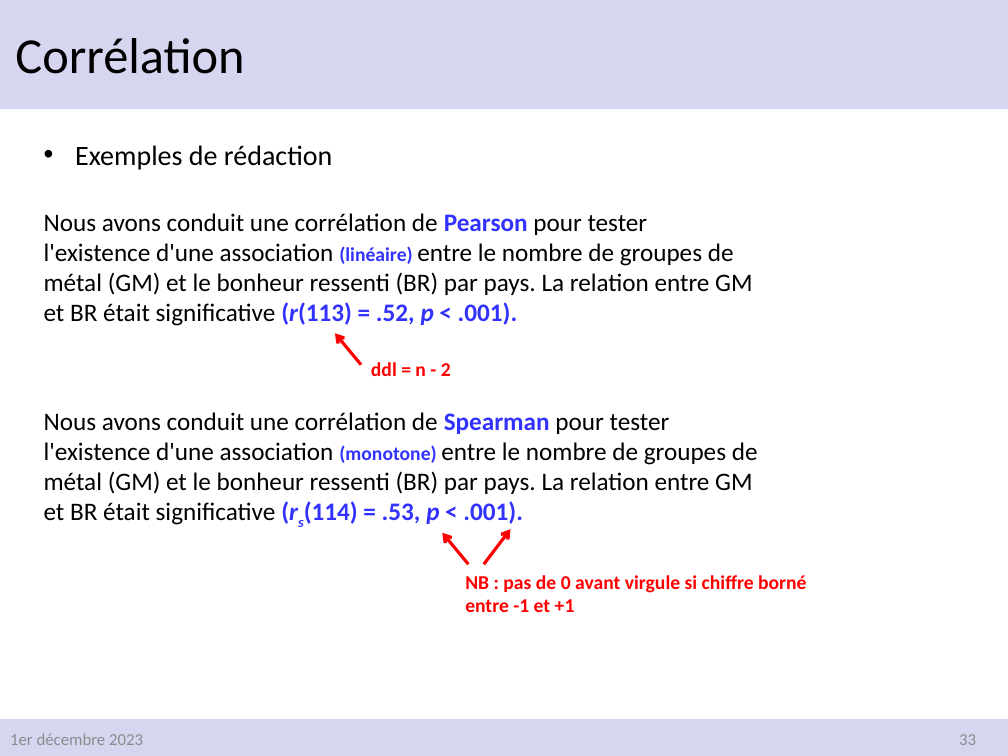
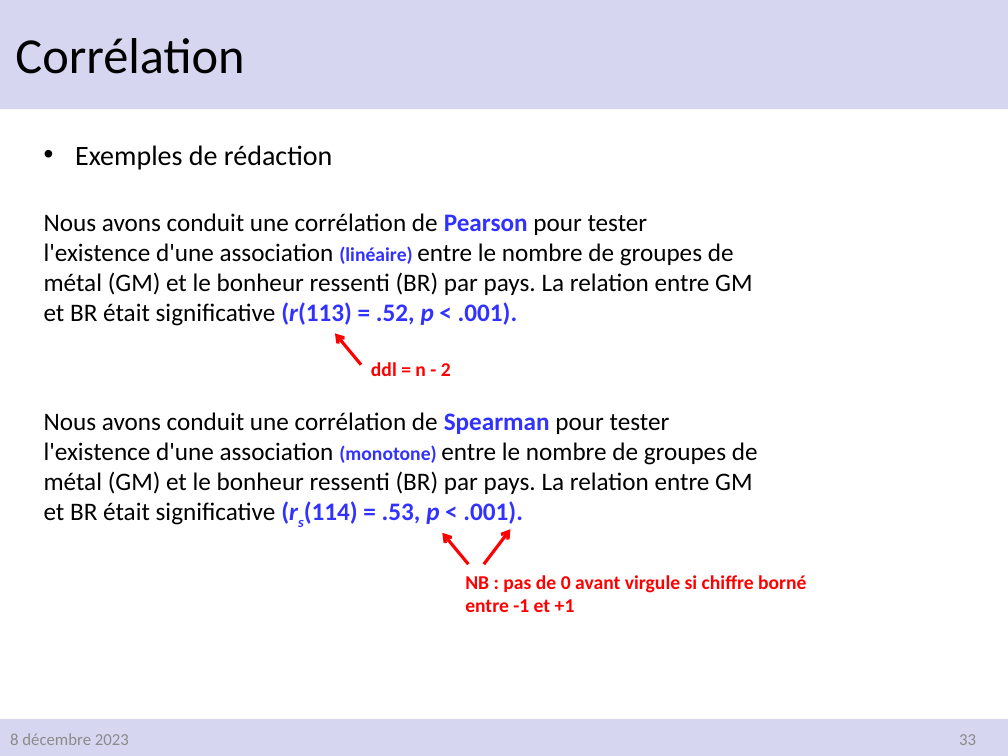
Before and after one commit to lafitter/M2-Science-du-Langage, a slide deck: slide 33 of 3. correlation.pptx. Drawn at 1008x756 pixels with LibreOffice and Linux fonts; fonts in the diff are those of the drawing; background and template pictures are left out. Boxes give left, top, right and bottom in pixels: in the first picture for what was removed or moved away, otherwise in the second. Text is boxed around its words. In the diff, an @@ line names an element or a change of style, - is before the commit and + after.

```diff
--- a/3. correlation.pptx
+++ b/3. correlation.pptx
@@ text at (x1=10, y1=733, x2=129, y2=745): text changed @@
-1er décembre 2023
+8 décembre 2023
```
Also in this commit, not shown: 33 other slides changed, 1 other file.
